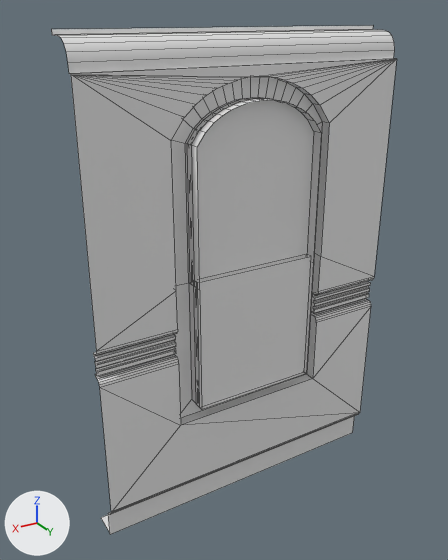
What one commit did to the FBX model Assets/Meshes/Room Parts/Wall Window.fbx.
Both versions are drawn from a 50 mm lens placed at (4.84, 2.55, 2.7), pointed at (3.22, -0.15, 1.35). Arrows for +X, +Y and +Z are at lower left; the lights stay in place. Mesh edges are drawn as thin lines. Where no turn or scale is listed for an object, it has been applied to the vertices.

The first picture shows 'Wall with window', 'Window Bottom', 'Window Top'.
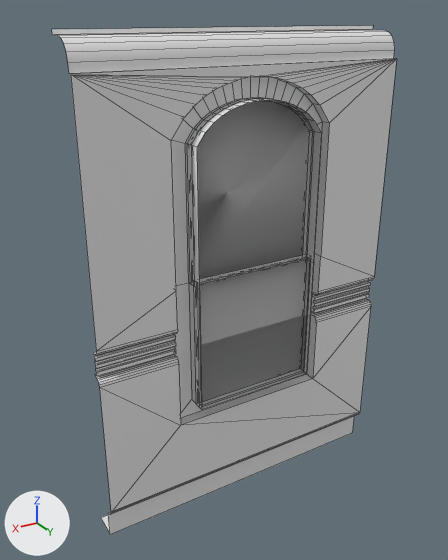
Edits to the bpy script that builds the scene:
```text
Change me_plane_003:
    used by ob_window_top; location = (3.12, -0.004, 1.482)
    remove me_plane_003.from_pydata(...)  # 76 vertices, 59 faces; spans x -0.36..0.36, y -0.038..0.0, z -0.058..0.84
    add me_plane_003.from_pydata(...)  # 95 vertices, 77 faces; spans x -0.36..0.36, y -0.038..0.0, z -0.058..0.84
    me_plane_003 part 1
    1 face is deleted
    19 new vertices lie (0.0, 0.027, 0.0) away from vertices in x -0.351..0.351, y -0.027, z -0.047..0.829
    19 new faces join them
Change me_plane_013:
    where me_plane_013.from_pydata(...)  # 16 vertices, 14 faces; spans x -0.36..0.36, y -0.038..0.0, z -0.77..-0.025
    used by ob_window_bottom; location = (3.12, 0.035, 1.482)
    verts and faces of me_plane_013; kept vertices keep their numbers, new ones are numbered from 16
    before: 0 (-0.36, 0.0, -0.77) at pixel (304, 372), 1 (0.36, 0.0, -0.77) at pixel (199, 407), 2 (0.36, 0.0, -0.025) at pixel (197, 282), 3 (-0.36, 0.0, -0.025) at pixel (311, 256), 12 (-0.351, -0.027, -0.036)
    before: 13 (-0.351, -0.027, -0.759), 14 (0.351, -0.027, -0.759) at pixel (198, 403), 15 (0.351, -0.027, -0.036)
    me_plane_013 part 2
    add delete_faces([(0, 3, 2, 1)])
    add for new, old in zip([*range(16, 20)], [*range(12, 16)]): verts[new] = verts[old] + (0.0, 0.027, 0.0)
    add faces += [(14, 15, 19, 18), (12, 16, 17, 13), (12, 16, 19, 15), (13, 14, 18, 17)]
    remove me_plane_013.materials.append(mat_window_glass)  # white #e7e7e7
```

What differs and where, as boxes (x1, y1, x2, y2) in the pictures (448 x 560 px):
'Window Top', reshaped
    before: (188, 98, 314, 279)
    after: (188, 98, 313, 279)
'Window Bottom', reshaped
    before: (199, 254, 311, 407)
    after: (194, 254, 311, 407)
part 1 of me_plane_003, built on
    before: (197, 100, 314, 279)
    after: (261, 100, 312, 255)
part 2 of me_plane_013, built on
    before: (199, 257, 311, 407)
    after: (199, 257, 310, 406)
